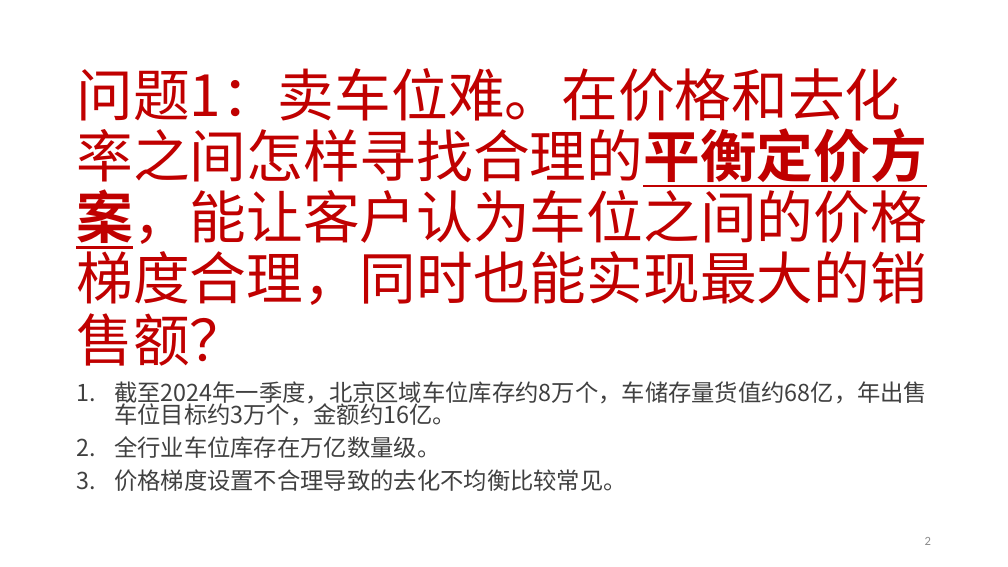
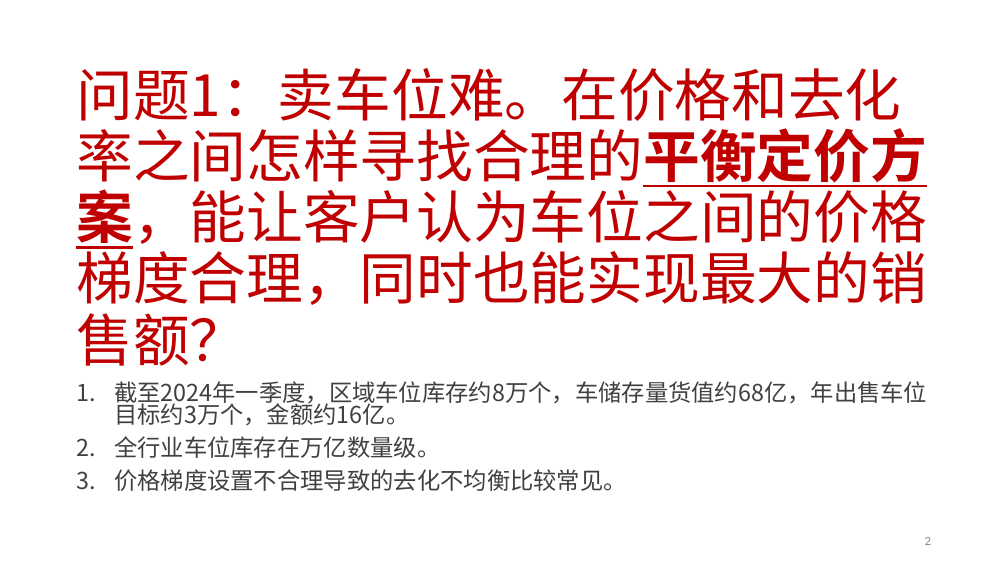
Before and after one commit to ludwigpeking/2409-parking-pricing, a slide deck: slide 2 of 2401-parkingPricing.pptx. Drawn at 1008x567 pixels with LibreOffice and Linux fonts; fonts in the diff are those of the drawing; background and template pictures are left out. Boxes give left, top, right and bottom in pixels: in the first picture for what was removed or moved away, otherwise in the second. Text is boxed around its words. In the diff, an @@ line names an element or a change of style, - is before the commit and + after.

```diff
--- a/2401-parkingPricing.pptx
+++ b/2401-parkingPricing.pptx
@@ text at (114, 381, 927, 425): text changed @@
-1. 截至2024年一季度，北京区域车位库存约8万个，车储存量货值约68亿，年出售车位目标约3万个，金额约16亿。
+1. 截至2024年一季度，区域车位库存约8万个，车储存量货值约68亿，年出售车位目标约3万个，金额约16亿。
```
Also in this commit, not shown: 2 slides added, 7 other files.
